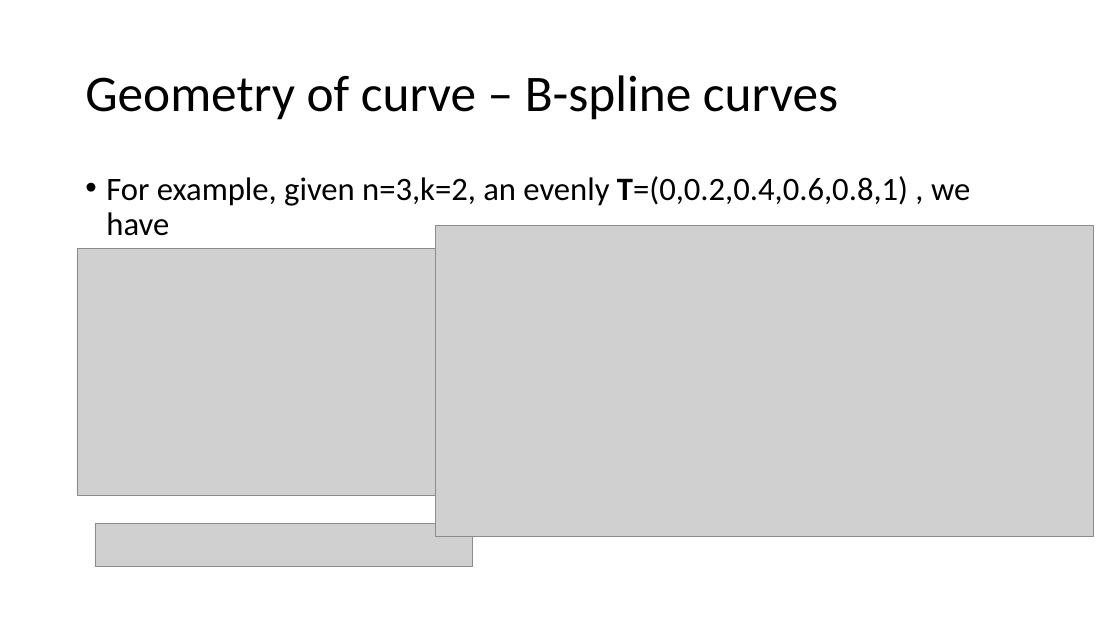
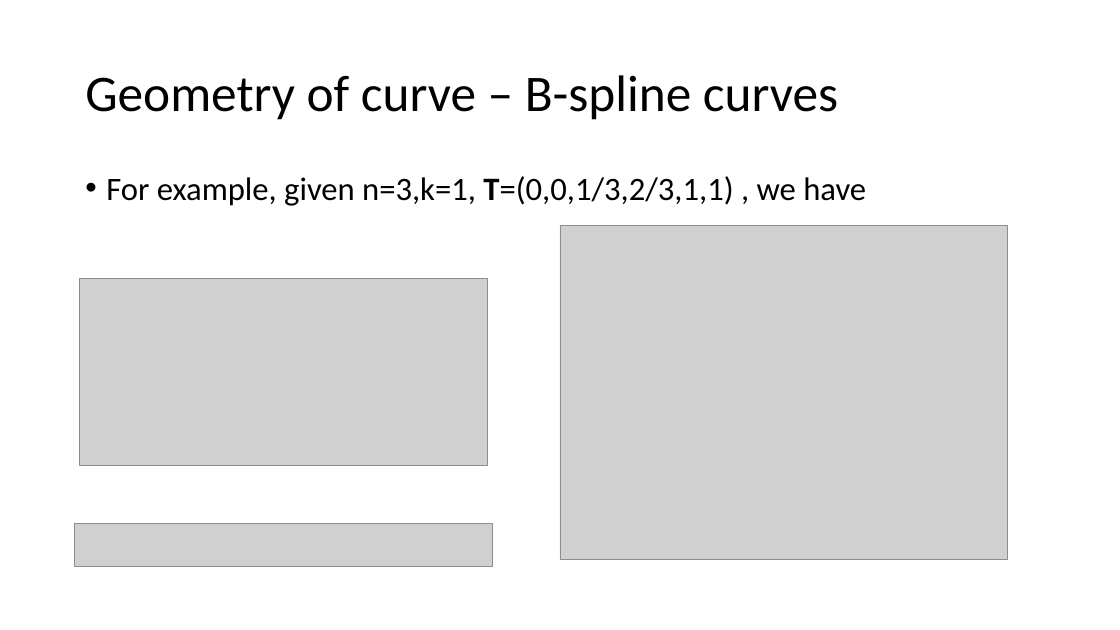
Before and after one commit to Jinny-Ching/cad_cam_course, a slide deck: slide 48 of CAD_CAM.pptx. Drawn at 1120x630 pixels with LibreOffice and Linux fonts; fonts in the diff are those of the drawing; grey boxes stand for pictures. Boxes give left, top, right and bottom in pixels: in the first picture for what was removed or moved away, otherwise in the second. Text is boxed around its words. In the diff, an @@ line names an element or a change of style, - is before the commit and + after.

Commit message:
b-spline deep understanding

```diff
--- a/CAD_CAM.pptx
+++ b/CAD_CAM.pptx
@@ text at (x1=106, y1=176, x2=866, y2=206): text changed @@
-• For example, given n=3,k=2, an evenly T=(0,0.2,0.4,0.6,0.8,1) , we have
+• For example, given n=3,k=1, T=(0,0,1/3,2/3,1,1) , we have
@@ picture resized from (x1=435, y1=225, x2=1094, y2=536) to (x1=560, y1=225, x2=1007, y2=559) @@
@@ picture resized from (x1=77, y1=249, x2=491, y2=495) to (x1=80, y1=278, x2=488, y2=465) @@
@@ picture resized from (x1=95, y1=523, x2=472, y2=566) to (x1=75, y1=523, x2=493, y2=566) @@
```
Also in this commit, not shown: 2 other slides changed, 2 slides added.
